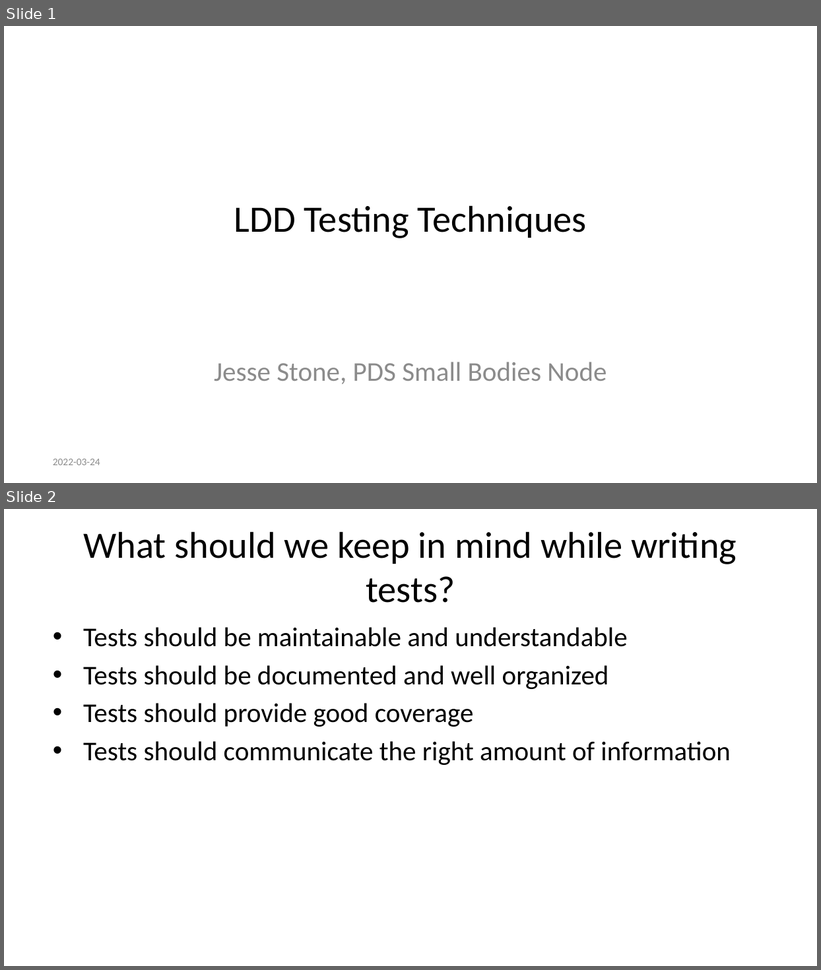
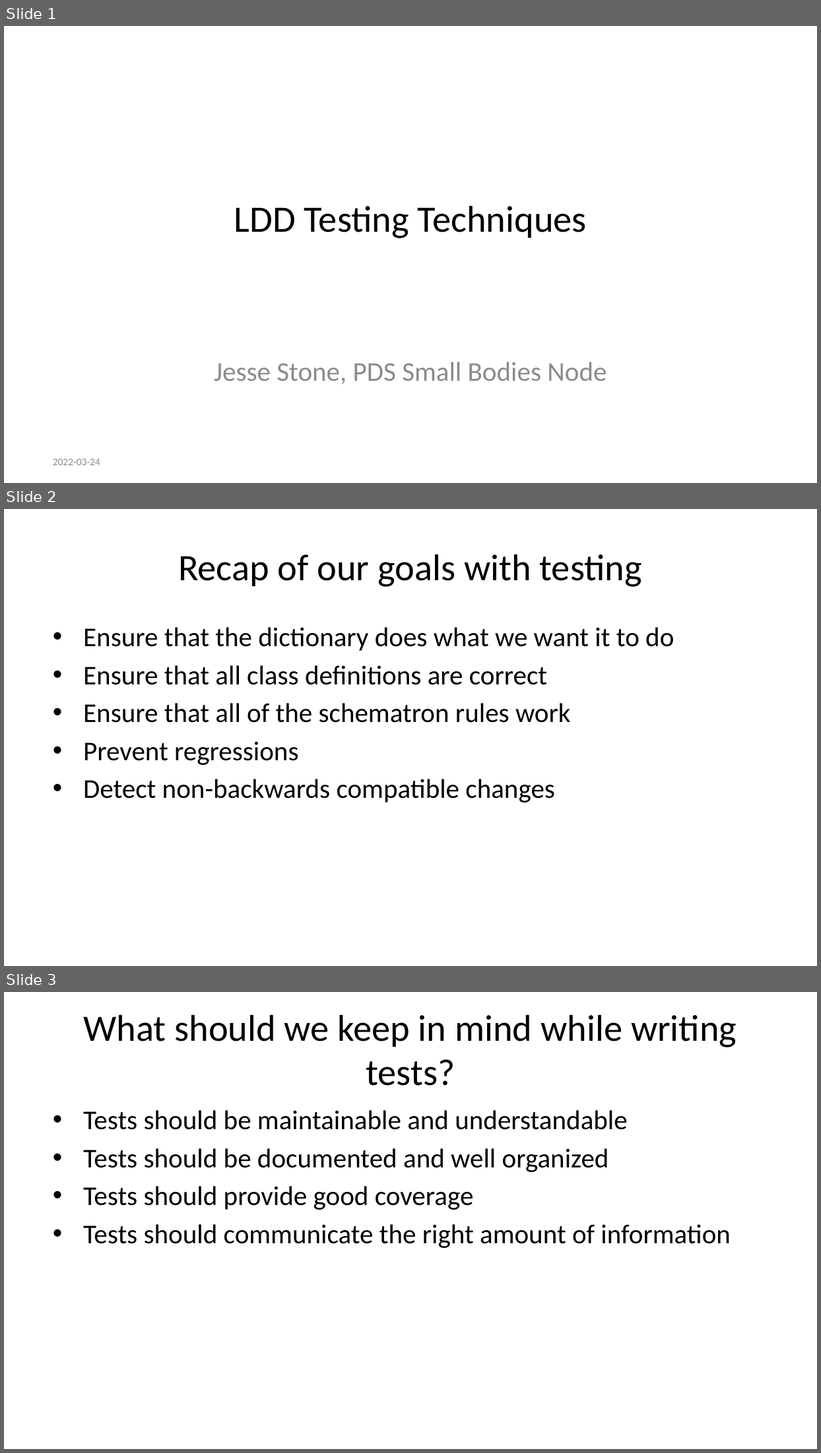
Before and after one commit to sbn-psi/dmsp, a slide deck: LDDTesting/stone-LDDTestingTechniques.pptx. Shown one above the other, each under a label of ours: slides 1 and 2 before the commit, slides 1, 2 and 3 after it. The pictures are 821x970 and 821x1453 pixels, drawn with LibreOffice and Linux fonts; fonts in the diff are those of the drawing. Boxes give left, top, right and bottom in pixels: in the first picture for what was removed or moved away, otherwise in the second. Text is boxed around its words. In the diff, an @@ line names an element or a change of style, - is before the commit and + after.

Commit message:
added a recap slide to the beginning

```diff
--- a/LDDTesting/stone-LDDTestingTechniques.pptx
+++ b/LDDTesting/stone-LDDTestingTechniques.pptx
@@ slide 2 added at <box>4,509,817,966</box>, background #FFFFFF @@
@@ title added at <box>178,554,642,587</box>, 33 pt, text #000000 @@
+Recap of our goals with testing
@@ text added at <box>83,627,674,803</box>, 24 pt, text #000000 @@
+• Ensure that the dictionary does what we want it to do
+• Ensure that all class definitions are correct
+• Ensure that all of the schematron rules work
+• Prevent regressions
+• Detect non-backwards compatible changes
@@ what was slide 2 is now slide 3 @@
```
Also in this commit, not shown: 2 other files.
